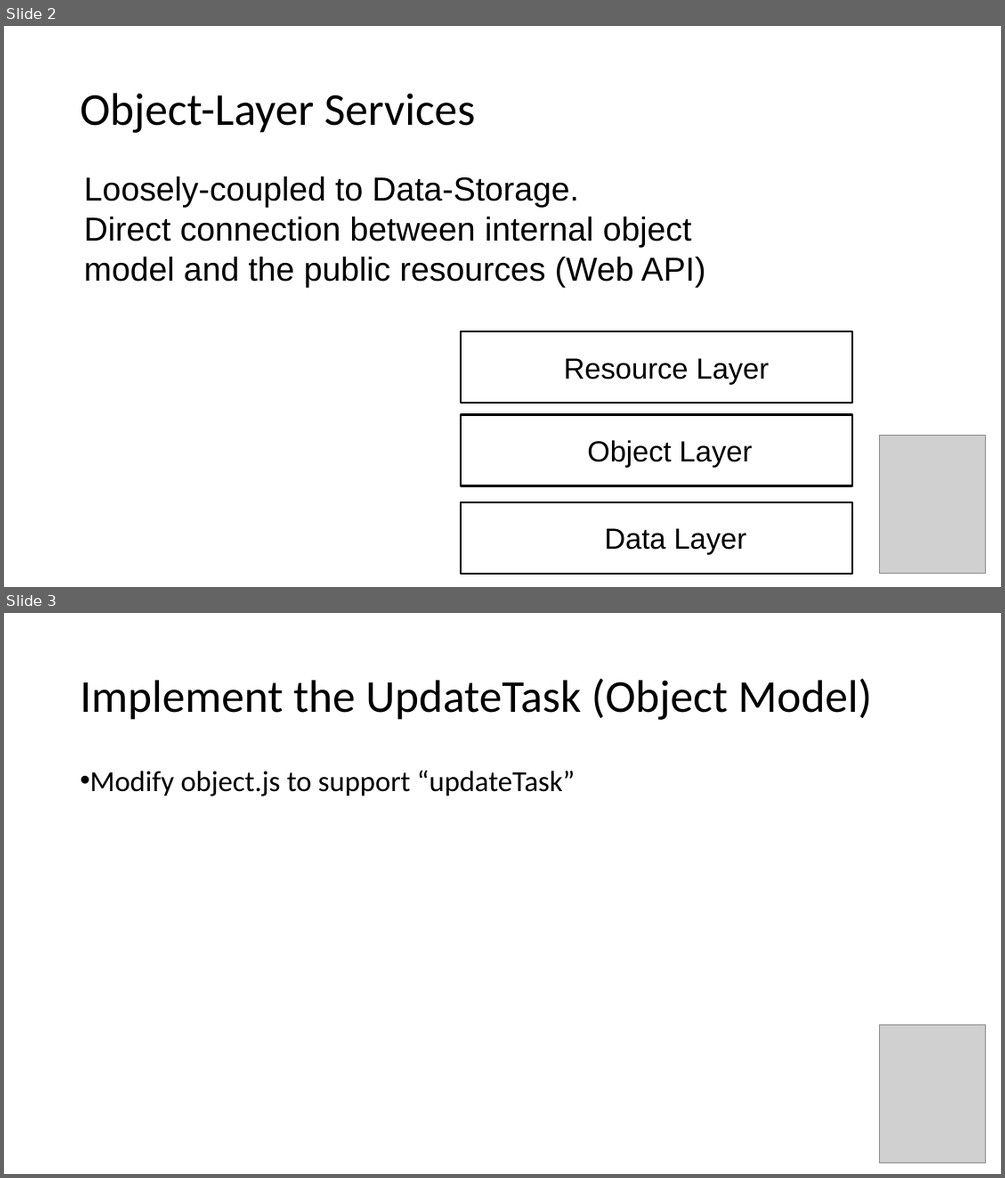
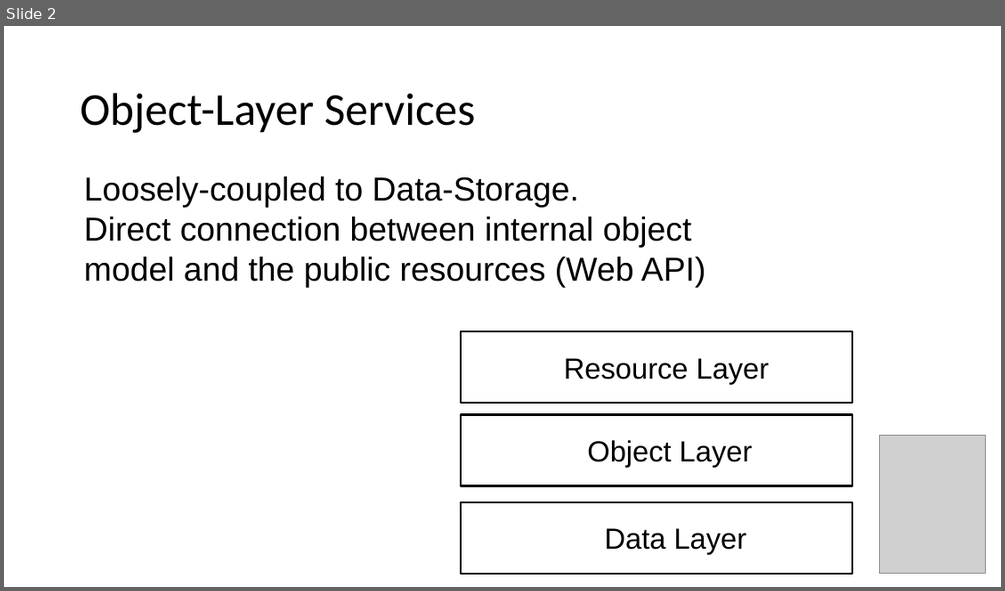
Before and after one commit to apiacademy/2016-04-qcon-sao-paulo, a slide deck: slides/02-x-objects-exercise.pptx. Shown one above the other, each under a label of ours: slides 2 and 3 before the commit, slide 2 after it. The pictures are 1005x1178 and 1005x591 pixels, drawn with LibreOffice and Linux fonts; fonts in the diff are those of the drawing; grey boxes stand for pictures. Boxes give left, top, right and bottom in pixels: in the first picture for what was removed or moved away, otherwise in the second. Text is boxed around its words. In the diff, an @@ line names an element or a change of style, - is before the commit and + after.

```diff
--- a/slides/02-x-objects-exercise.pptx
+++ b/slides/02-x-objects-exercise.pptx
@@ slide 3 removed at (4, 613, 1001, 1174), background #FFFFFF @@
@@ text removed at (80, 678, 873, 720) @@
-Implement the UpdateTask (Object Model)
@@ text removed at (90, 770, 574, 796) @@
-• Modify object.js to support “updateTask”
@@ picture removed at (880, 1024, 986, 1163) @@
```
Also in this commit, not shown: 1 slide changed, 3 other files.
